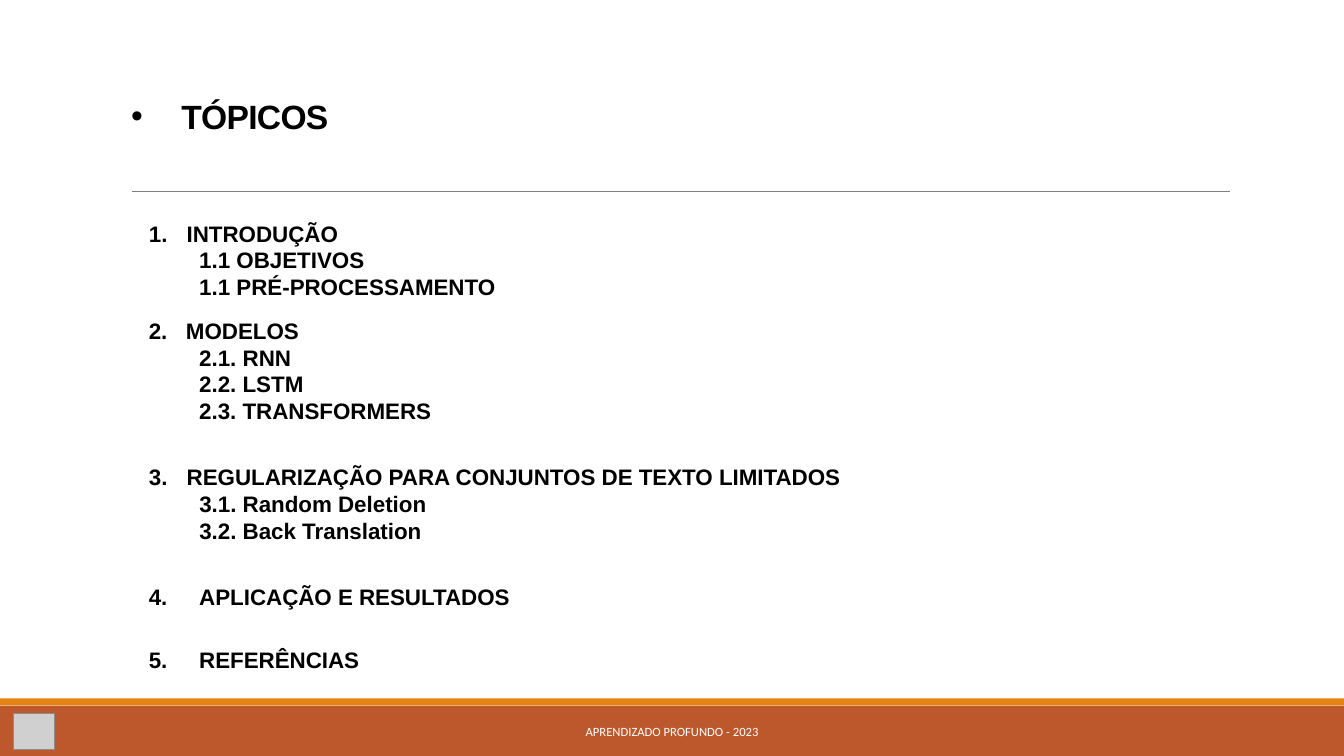
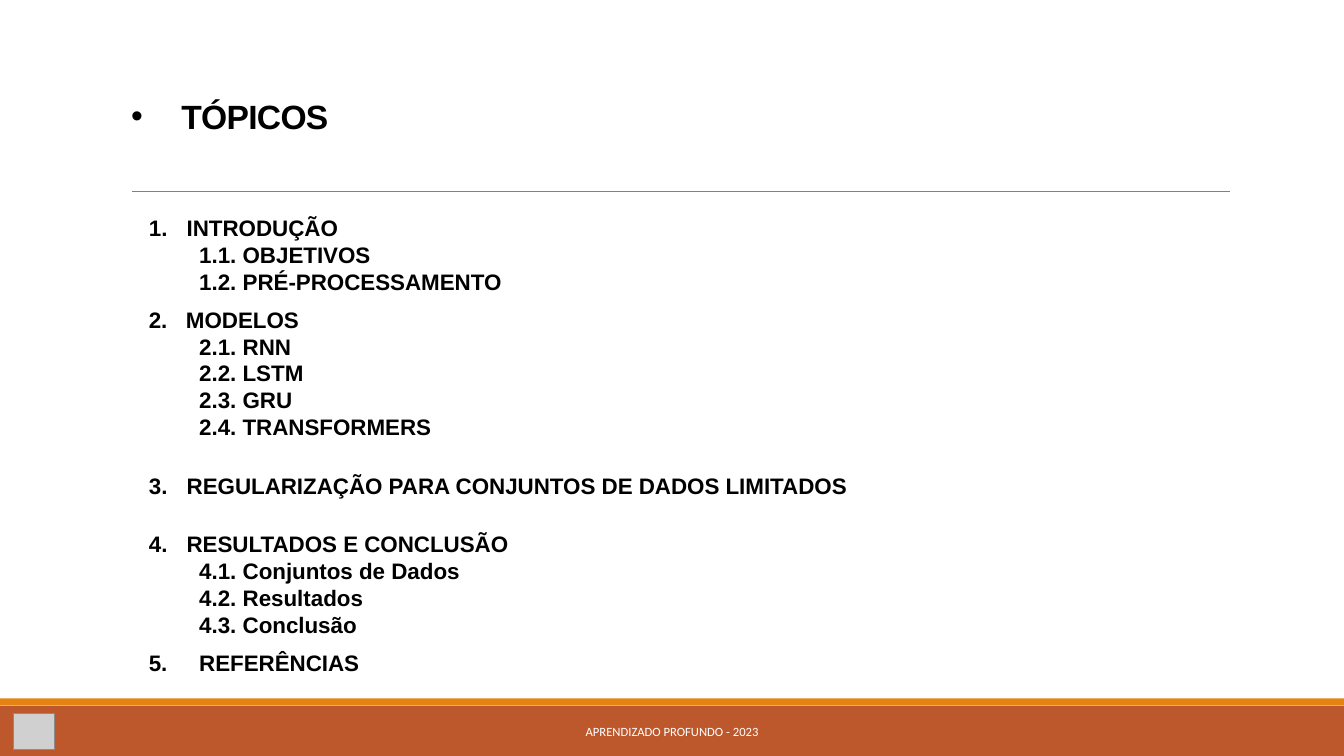
Before and after one commit to kevinsrq/data_augmentation, a slide deck: slide 2 of Apresentação.pptx. Drawn at 1344x756 pixels with LibreOffice and Linux fonts; fonts in the diff are those of the drawing; grey boxes stand for pictures. Boxes give left, top, right and bottom in pixels: in the first picture for what was removed or moved away, otherwise in the second. Text is boxed around its words. In the diff, an @@ line names an element or a change of style, - is before the commit and + after.

```diff
--- a/Apresentação.pptx
+++ b/Apresentação.pptx
@@ text at bbox=[199, 247, 502, 291]: text changed @@
-1.1 OBJETIVOS
-  1.1 PRÉ-PROCESSAMENTO
+1.1. OBJETIVOS
+  1.2. PRÉ-PROCESSAMENTO
@@ text "2. MODELOS": place and size @@
-text "2. MODELOS" at bbox=[149, 323, 431, 420]
+text "2. MODELOS" at bbox=[149, 312, 431, 436]
@@ text at bbox=[199, 392, 431, 436]: text changed @@
-2.3. TRANSFORMERS
+2.3. GRU
+2.4. TRANSFORMERS
@@ text at bbox=[187, 476, 847, 499]: text changed @@
-3. REGULARIZAÇÃO PARA CONJUNTOS DE TEXTO LIMITADOS
-3.1. Random Deletion
-3.2. Back Translation
+3. REGULARIZAÇÃO PARA CONJUNTOS DE DADOS LIMITADOS
@@ text at bbox=[187, 534, 508, 634]: text changed @@
-4. APLICAÇÃO E RESULTADOS
+4. RESULTADOS E CONCLUSÃO
+4.1. Conjuntos de Dados
+4.2. Resultados
+4.3. Conclusão
```
Also in this commit, not shown: 1 other slide changed, 10 slides added.
